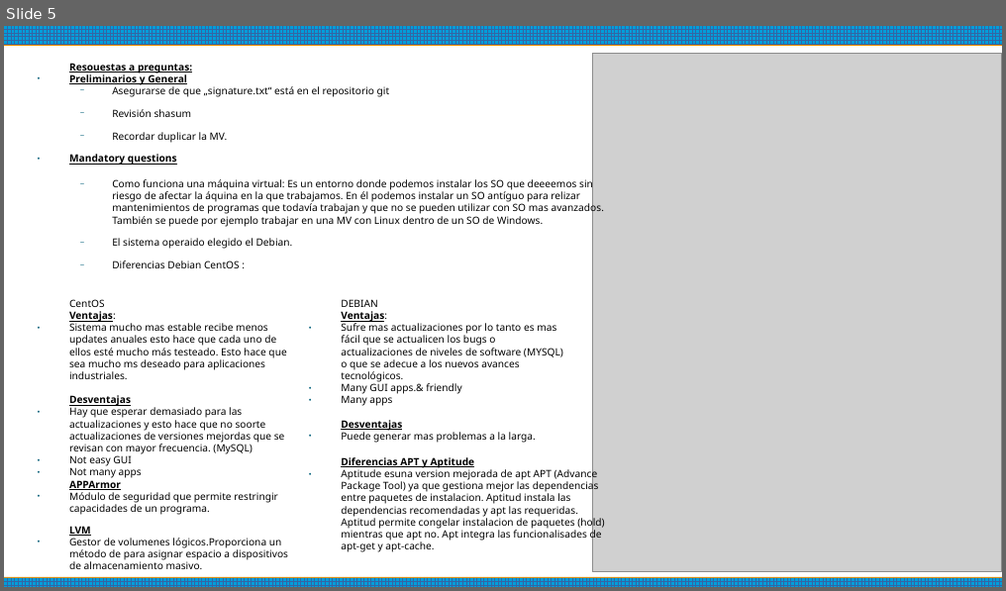
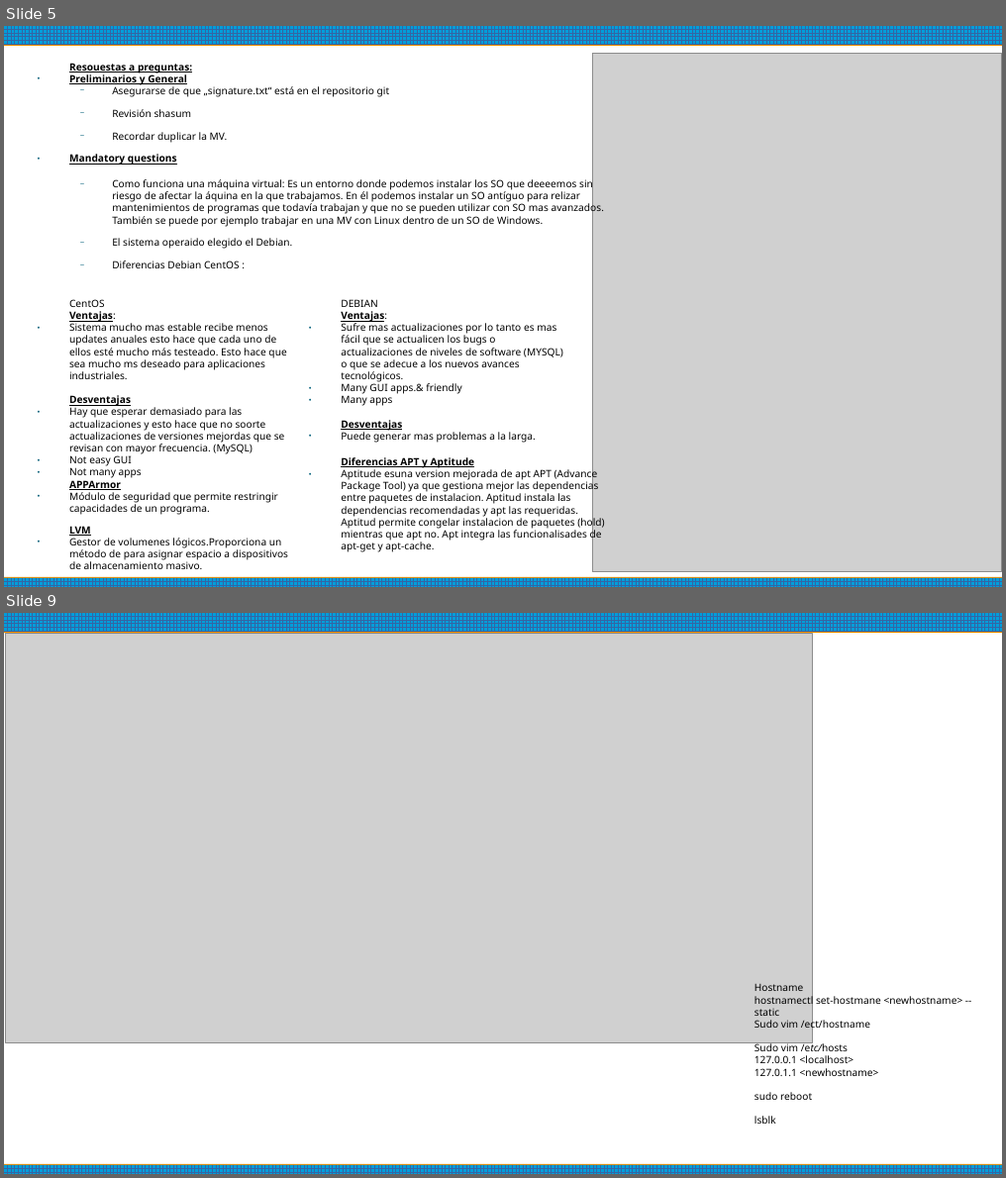
Before and after one commit to ErnestoAvedillo/42Barcelona, a slide deck: Born2beRoot/Comands to use.odp. Shown one above the other, each under a label of ours: slide 5 before the commit, slides 5 and 9 after it; the slides between them are not shown. The pictures are 1006x591 and 1006x1178 pixels, drawn with LibreOffice and Linux fonts; fonts in the diff are those of the drawing; grey boxes stand for pictures. Boxes give left, top, right and bottom in pixels: in the first picture for what was removed or moved away, otherwise in the second. Text is boxed around its words. In the diff, an @@ line names an element or a change of style, - is before the commit and + after.

```diff
--- a/Born2beRoot/Comands to use.odp
+++ b/Born2beRoot/Comands to use.odp
@@ slide 9 added at <box>4,613,1002,1174</box>, background #FFFFFF; not listed: 2 template elements that a slide beside it also shows @@
@@ picture added at <box>6,634,813,1043</box> @@
@@ text added at <box>754,984,963,1124</box>, 8 pt, text #000000 @@
+Hostname
+hostnamectl set-hostmane <newhostname> --static
+Sudo vim /ect/hostname
+Sudo vim /etc/hosts
+127.0.0.1 <localhost>
+127.0.1.1 <newhostname>
+sudo reboot
+lsblk
```
Also in this commit, not shown: 6 slides changed, 4 other slides added, 1 other file.
